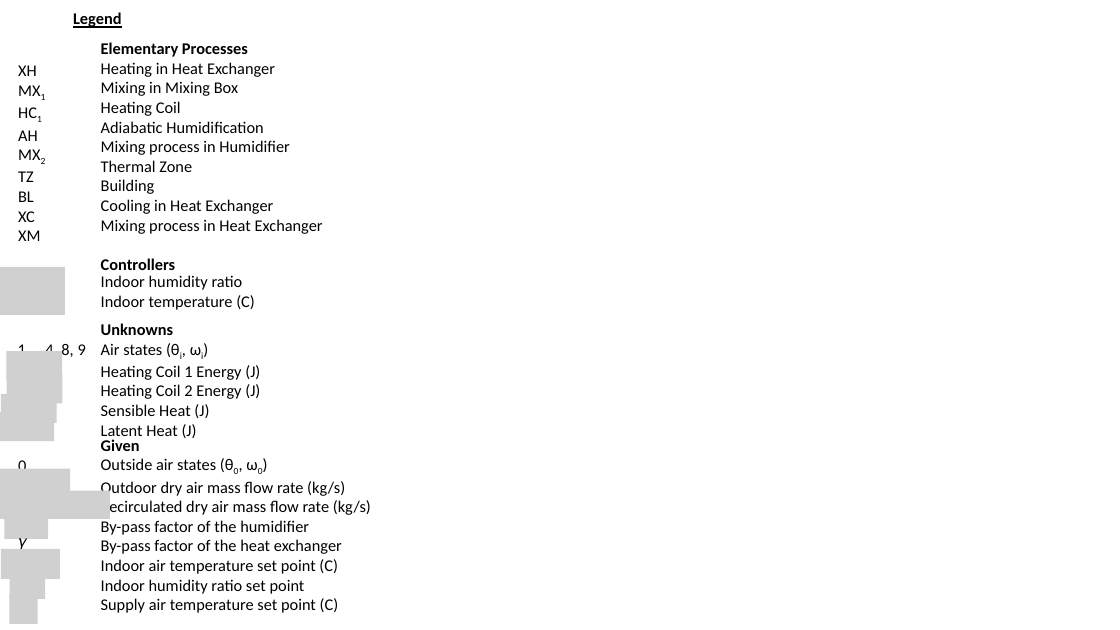
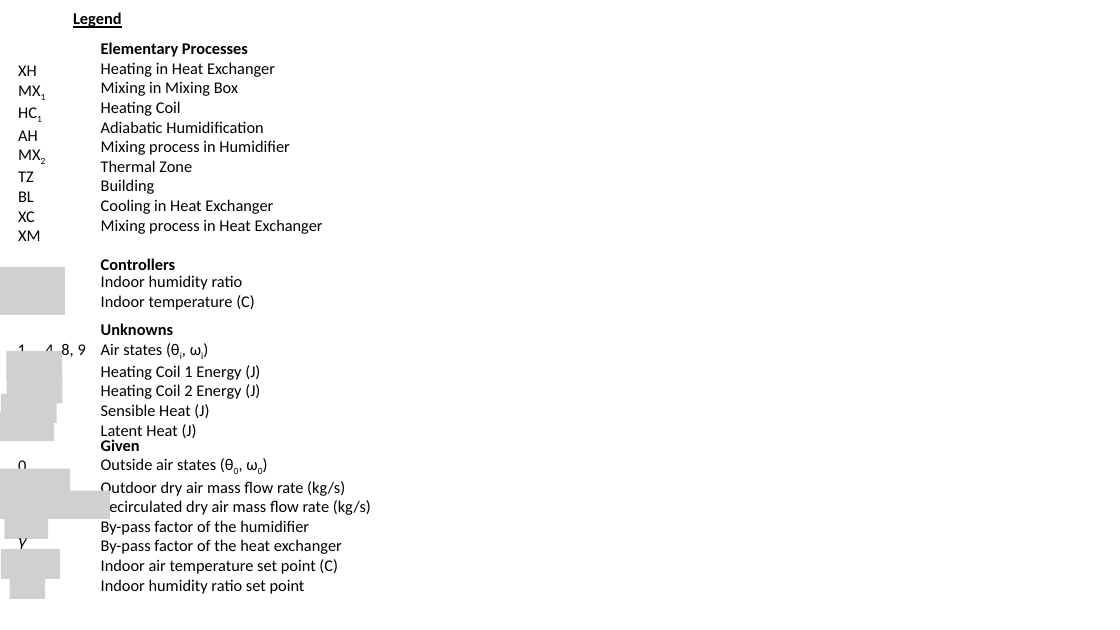
Before and after one commit to regevell/EVA_DSH, a slide deck: slide 5 of Model.pptx. Drawn at 1120x630 pixels with LibreOffice and Linux fonts; fonts in the diff are those of the drawing; grey boxes stand for pictures. Boxes give left, top, right and bottom in pixels: in the first picture for what was removed or moved away, otherwise in the second. Text is boxed around its words. In the diff, an @@ line names an element or a change of style, - is before the commit and + after.

```diff
--- a/Model.pptx
+++ b/Model.pptx
@@ picture removed at bbox=[9, 594, 38, 624] @@
@@ text at bbox=[101, 598, 339, 613]: paragraph removed @@
-Supply air temperature set point (C)
```
Also in this commit, not shown: 2 other slides changed, 1 slide added, 1 slide removed, 3 other files.
